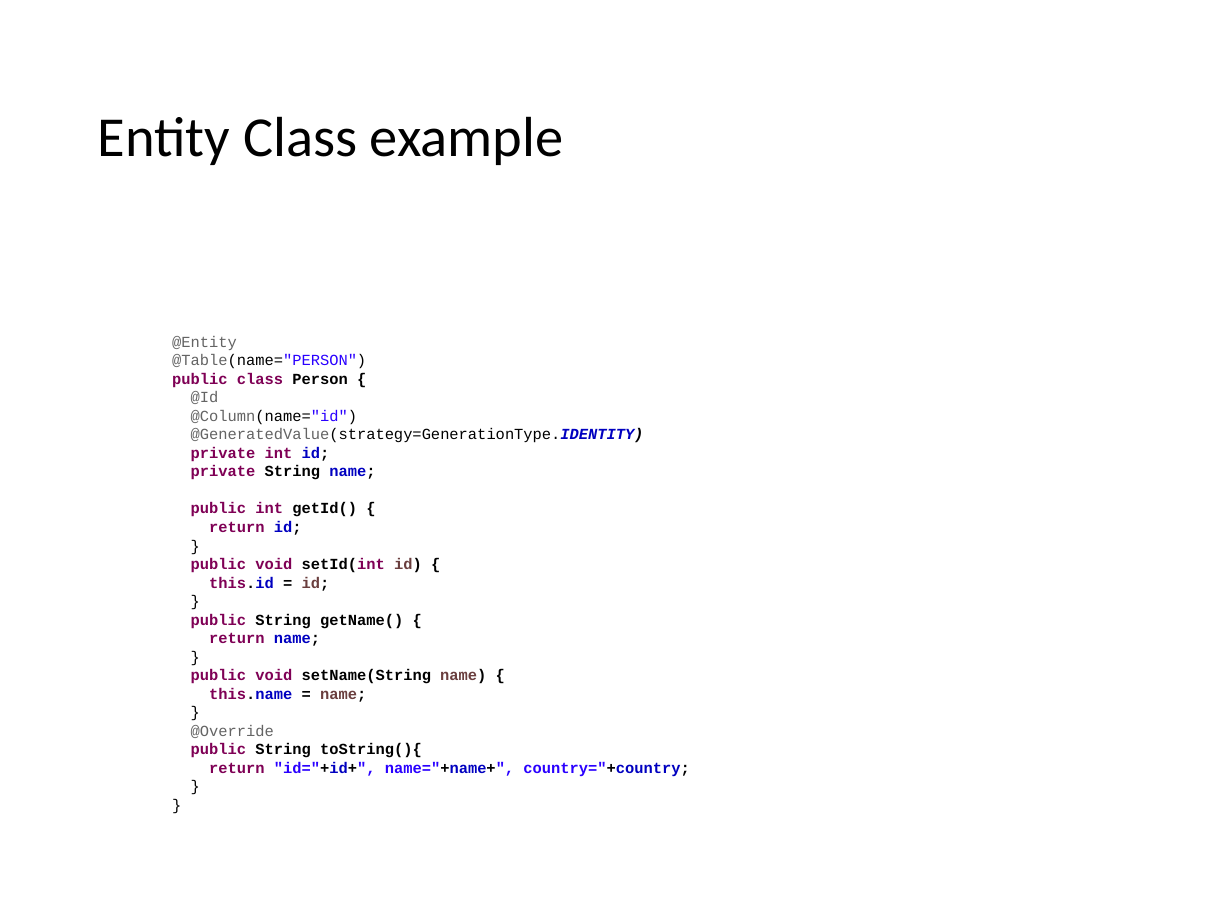
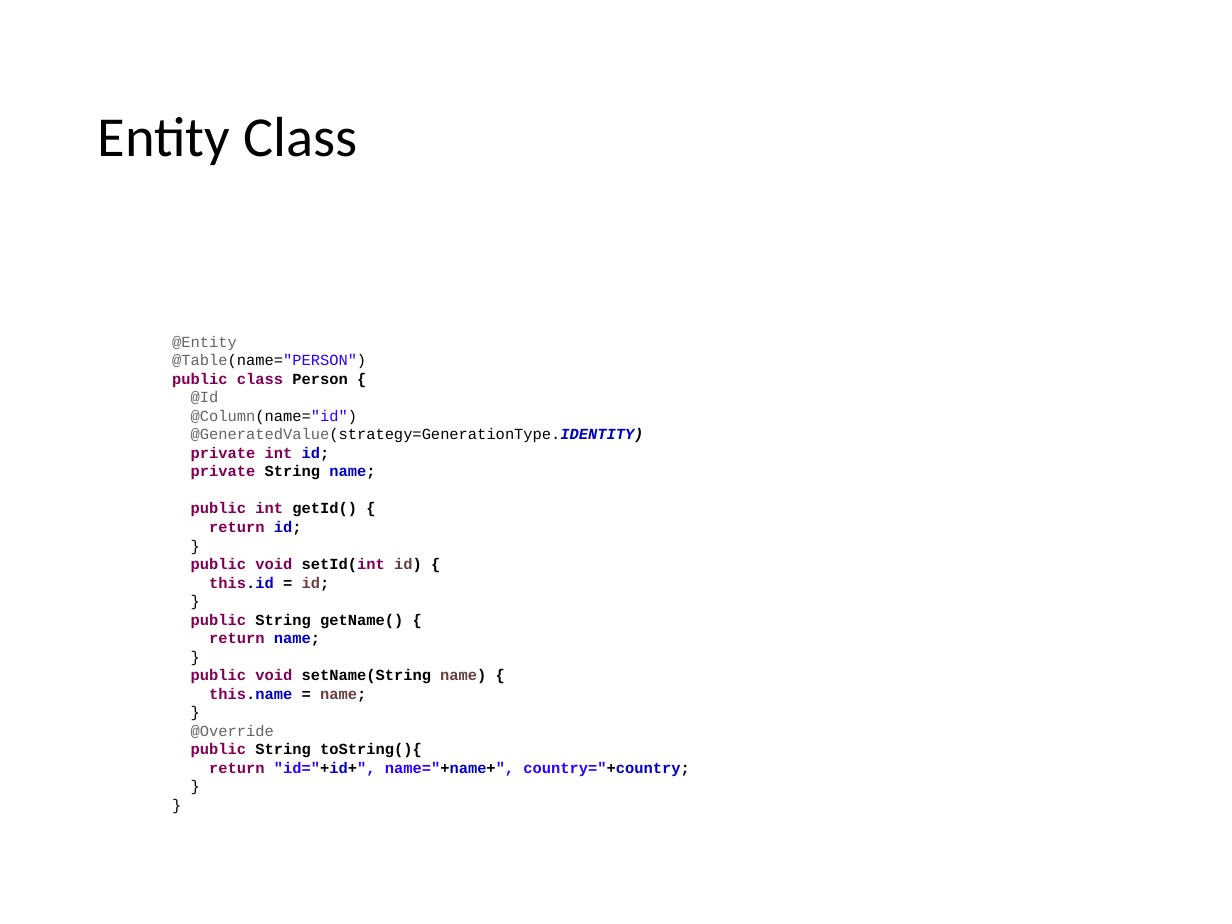
Before and after one commit to lawren43/mytest-repo, a slide deck: slide 28 of test-springmvc/doc/1.JPA Introduction.pptx (slide 16 before the commit). Drawn at 1232x924 pixels with LibreOffice and Linux fonts; fonts in the diff are those of the drawing. Boxes give left, top, right and bottom in pixels: in the first picture for what was removed or moved away, otherwise in the second. Text is boxed around its words. In the diff, an @@ line names an element or a change of style, - is before the commit and + after.

```diff
--- a/test-springmvc/doc/1.JPA Introduction.pptx
+++ b/test-springmvc/doc/1.JPA Introduction.pptx
@@ title at [98, 116, 357, 165]: text changed @@
-Entity Class example
+Entity Class
```
Also in this commit, not shown: 4 other slides changed, 11 slides added, 10 slides removed, 5 other files.
